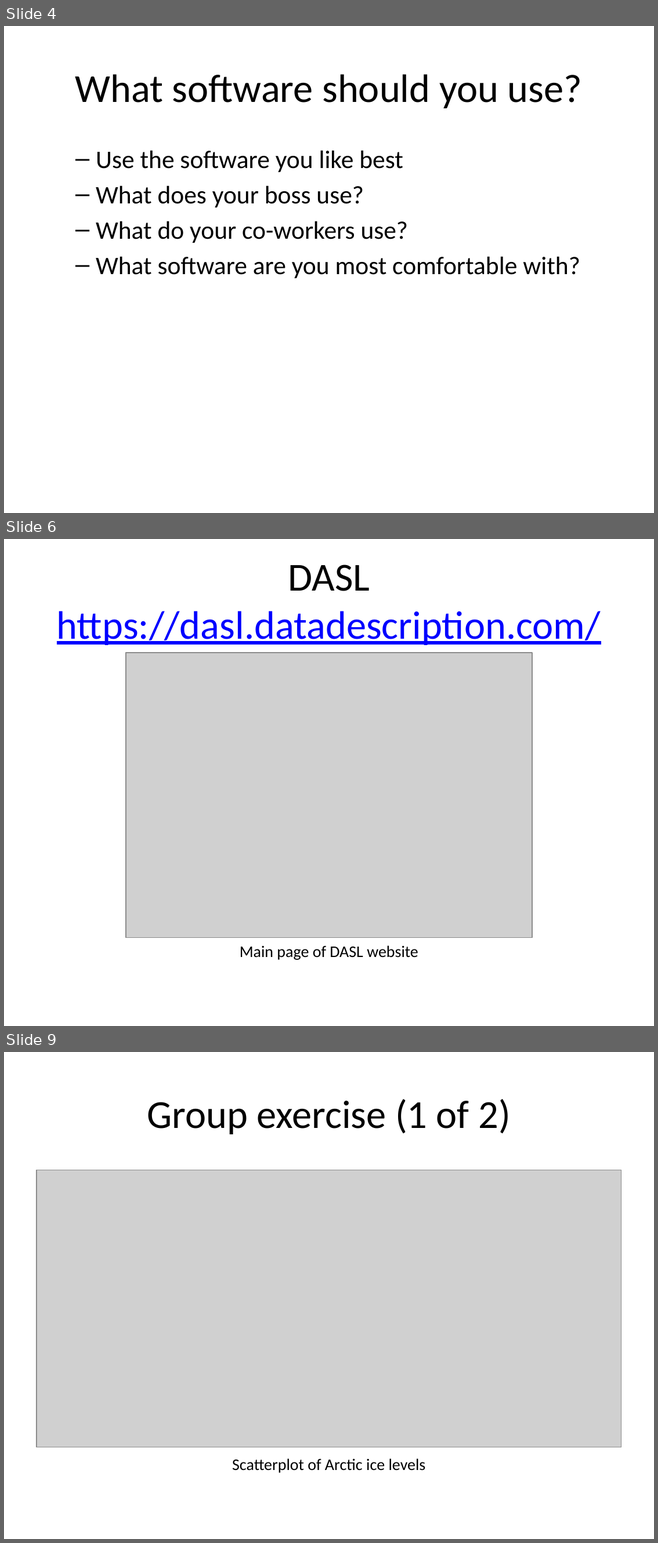
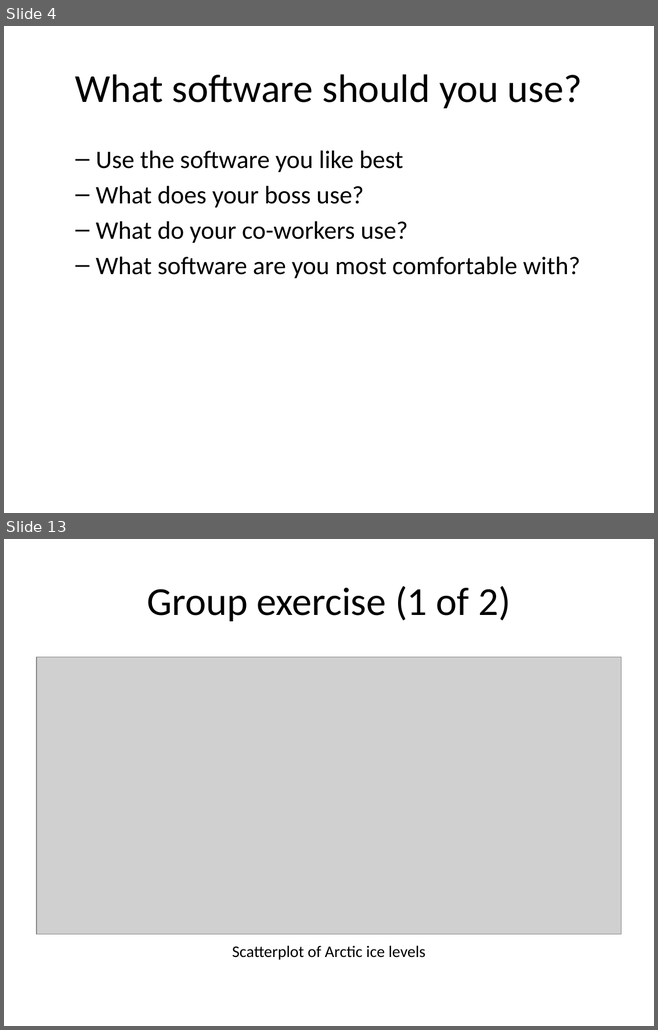
Before and after one commit to pmean/data-visualization, a slide deck: data-viz-01/src/v01-main-scatterplots.pptx. Shown one above the other, each under a label of ours: slides 4, 6 and 9 before the commit, slides 4 and 13 after it; the slides between them are not shown. The pictures are 658x1543 and 658x1030 pixels, drawn with LibreOffice and Linux fonts; fonts in the diff are those of the drawing; grey boxes stand for pictures. Boxes give left, top, right and bottom in pixels: in the first picture for what was removed or moved away, otherwise in the second. Text is boxed around its words. In the diff, an @@ line names an element or a change of style, - is before the commit and + after.

```diff
--- a/data-viz-01/src/v01-main-scatterplots.pptx
+++ b/data-viz-01/src/v01-main-scatterplots.pptx
@@ slide 6 removed at (4, 539, 654, 1026), background #FFFFFF @@
@@ title removed at (57, 565, 600, 645) @@
-DASL https://dasl.datadescription.com/
@@ picture removed at (126, 653, 532, 938) @@
@@ text removed at (239, 946, 418, 960) @@
-Main page of DASL website
@@ what was slide 9 is now slide 13 @@
```
Also in this commit, not shown: 8 slides added, 3 other slides removed, 7 other files.
